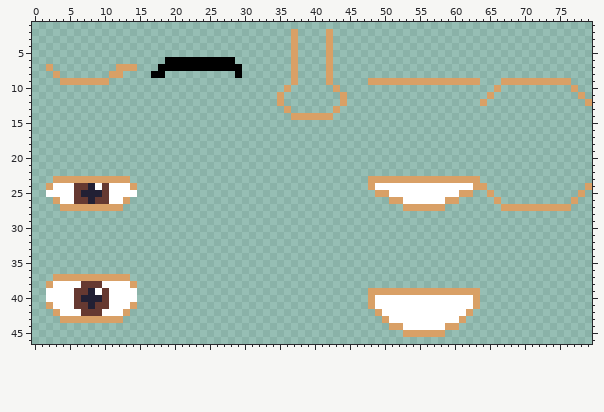
Two states of a sprite sheet, public/assets/parts.png. Above: the version before the commit.
The file is 80x64 pixels. Shown: x 0..79, y 1..46.
Once edited:
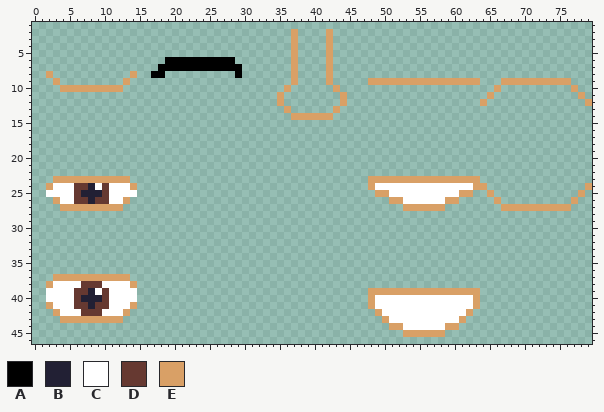
Palette (. is transparent): A #000000  B #222034  C #ffffff  D #663931  E #d9a066
What changed:
Changed rows in their new state; - is an unchanged pixel.
first column x 2:
 7 .---------...
 8 E.-------..-E
 9 -E.......--E-
10 --EEEEEEEEE--
